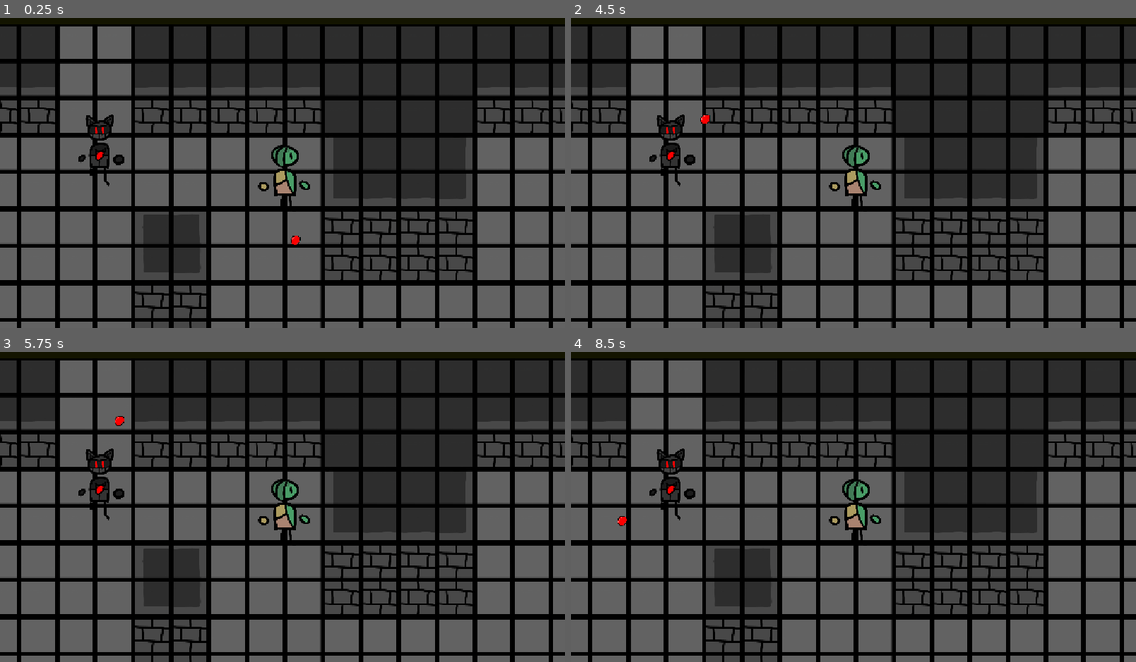
Above: before the commit, frames 1-4 (two rows, left to right).
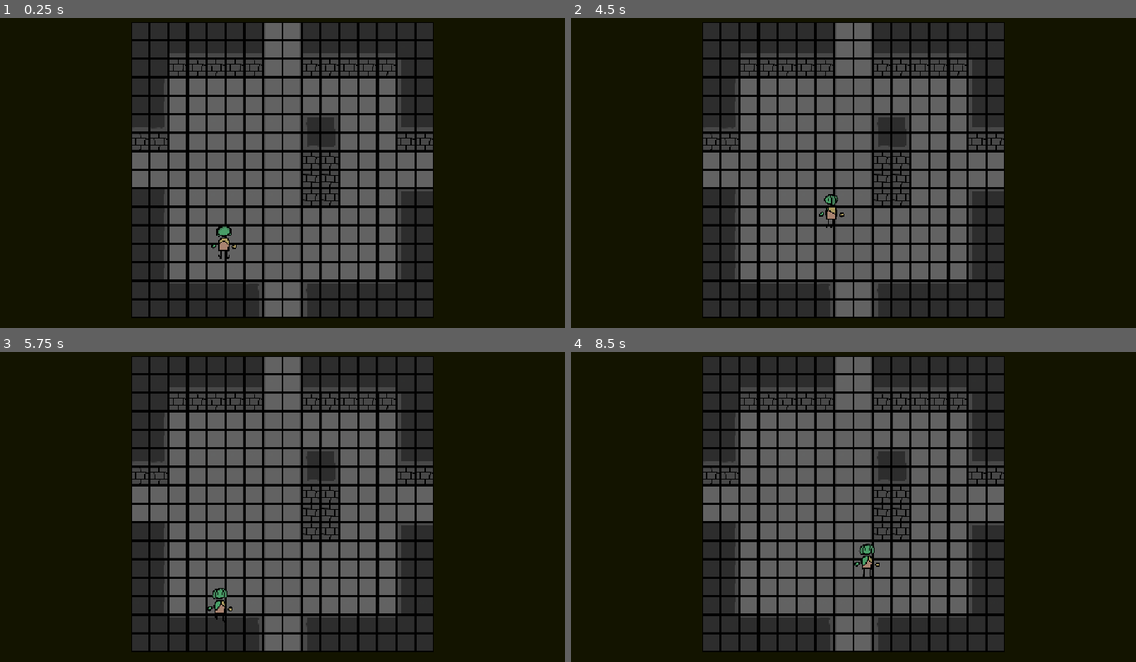
Above: after the commit, the same moments.

Repository: TheSoupIsHere/Game-Jam-Project
Game: Godot game, scene res://Scenes/main.tscn
Two runs of this game, one before a commit and one after it. Both use one fixed random seed, a clock stepped at 60 frames per second and the inputs below. Before the commit the project starts from res://Scenes/testing.tscn.
Inputs (mouse positions are in pixels of both pictures, inside the frame that each line leads up to):
- Up to frame 1 (0.25 s): no input
- Up to frame 2 (4.5 s): tap Enter at 0.5 s; move the mouse to (977, 154) at 0.52 s; hold D (ui_right) 0.53-1.28 s; hold Shift (Shift) 0.53-1.28 s; click (977, 154) at 0.67 s; move the mouse to (740, 185) at 1.27 s; hold S (ui_down) 1.28-2.03 s; tap Shift (Shift) at 1.35, 2.85, 4.35 s; tap Space at 2 s; move the mouse to (910, 98) at 2.02 s; hold D (ui_right) 2.03-2.78 s; hold Shift (Shift) 2.03-2.78 s; move the mouse to (825, 231) at 2.77 s; hold W (ui_up) 2.78-3.53 s; click (825, 231) at 2.92 s; move the mouse to (1023, 216) at 3.52 s; hold Shift (Shift) 3.53-4.28 s; hold A (ui_left) from 3.53 s (still down); move the mouse to (684, 123) at 4.27 s
- Up to frame 3 (5.75 s): move the mouse to (310, 503) at 5.02 s; release A (ui_left) at 5.03 s; hold S (ui_down) from 5.03 s (still down); hold Shift (Shift) from 5.03 s (still down); click (310, 503) at 5.17 s
- Up to frame 4 (8.5 s): move the mouse to (768, 423) at 5.77 s; release S (ui_down) at 5.78 s; release Shift (Shift) at 5.78 s; hold D (ui_right) 5.78-6.53 s; tap Shift (Shift) at 5.85, 7.35 s; move the mouse to (977, 488) at 6.52 s; hold W (ui_up) 6.53-7.28 s; hold Shift (Shift) 6.53-7.28 s; move the mouse to (740, 519) at 7.27 s; hold D (ui_right) 7.28-8.03 s; click (740, 519) at 7.42 s; tap Enter at 8 s; move the mouse to (910, 432) at 8.02 s; hold S (ui_down) from 8.03 s (still down); hold Shift (Shift) from 8.03 s (still down)

The runs differ from the first frame. In frame 1, 70% of the frame differs, in the area x 0-100%, y 1-100%; in frame 2, 70%; in frame 3, 70%; in frame 4, 70%.
Error before the commit: Parse Error: Identifier "Globle" not declared in the current scope. (res://Scripts/movement.gd:7)

Commit message:
made a way to enable and disable rooms automatically

Diff:
--- a/Scenes/main.tscn
+++ b/Scenes/main.tscn
@@ -1,36 +1,43 @@
 [gd_scene format=3 uid="uid://b0peeglf2f61b"]
 
+[ext_resource type="Script" uid="uid://b2o0yn07qan54" path="res://Scenes/map_loader.gd" id="1_kry3j"]
 [ext_resource type="Script" uid="uid://5aeo2hq42o0j" path="res://Scripts/player.gd" id="2_h2yge"]
 [ext_resource type="PackedScene" uid="uid://df50rbpfmmd07" path="res://art folder/woofly front walk/animated_sprite_2d.tscn" id="2_jjvhh"]
 [ext_resource type="Script" uid="uid://bu0l5uyvq8y5g" path="res://Scripts/map_loader.gd" id="3_8gbba"]
-[ext_resource type="Script" uid="uid://xiaciut1a2k8" path="res://Scripts/room_generator.gd" id="4_jjvhh"]
+[ext_resource type="PackedScene" uid="uid://dt8kef72lwm80" path="res://Scenes/rooms.tscn" id="5_kry3j"]
 
 [sub_resource type="CapsuleShape2D" id="CapsuleShape2D_jva71"]
 radius = 30.338379
 height = 169.00006
 
 [node name="Node2D" type="Node2D" unique_id=1753384981]
+script = ExtResource("1_kry3j")
+
+[node name="Node2D" parent="." unique_id=1784317243 instance=ExtResource("5_kry3j")]
+position = Vector2(-2064, -2011)
 
 [node name="Player" type="CharacterBody2D" parent="." unique_id=796931992]
 position = Vector2(-791.99994, 991.9999)
 scale = Vector2(2.571, 2)
 motion_mode = 1
+safe_margin = 2.45
 script = ExtResource("2_h2yge")
 
-[node name="AnimatedSprite2D" parent="Player" unique_id=361740621 instance=ExtResource("2_jjvhh")]
+[node name="ani" parent="Player" unique_id=361740621 instance=ExtResource("2_jjvhh")]
 position = Vector2(-4.66745, -28.999939)
 
 [node name="PlayerHitbox" type="CollisionShape2D" parent="Player" unique_id=1680076149]
 position = Vector2(-1.5558385, -16.999939)
 shape = SubResource("CapsuleShape2D_jva71")
 
+[node name="sprint cd" type="Timer" parent="Player" unique_id=1585222181]
+wait_time = 3.0
+one_shot = true
+
 [node name="Map Loader" type="Node2D" parent="." unique_id=112547903]
 script = ExtResource("3_8gbba")
 
 [node name="Camera" type="Camera2D" parent="." unique_id=2092588428]
-position = Vector2(-791.99994, 991.9999)
-scale = Vector2(23.858463, 23.880947)
-zoom = Vector2(0.2, 0.2)
+zoom = Vector2(0.15, 0.15)
 
-[node name="Room generator" type="Node" parent="." unique_id=1743536054]
-script = ExtResource("4_jjvhh")
+[connection signal="timeout" from="Player/sprint cd" to="Player" method="_on_sprint_cd_timeout"]
--- /dev/null
+++ b/Scenes/map_loader.gd
@@ -0,0 +1,7 @@
+extends Node2D
+
+func _ready():
+	pass
+
+func _load_room(x: int, y: int):
+	pass
--- /dev/null
+++ b/Scenes/room_controller.gd
@@ -0,0 +1,13 @@
+extends Node2D
+
+var rooms: Array[Room] = [$"UDLR_Room",
+						  $"ULR_Room", $"UDL_Room", $"DLR_Room", $"UDR_Room",
+						  $"UL_Room", $"DL_Room", $"DR_Room", $"UR_Room",
+						  $"U_Room", $"L_Room", $"D_Room", $"R_Room"]
+
+func show_room(room_num: int):
+	for num in range(len(rooms)):
+		if num != room_num:
+			rooms[num].visible = false
+		else:
+			rooms[num].visible = true
--- a/Scenes/room_template.tscn
+++ b/Scenes/rooms.tscn
@@ -1,11 +1,12 @@
 [gd_scene format=4 uid="uid://dt8kef72lwm80"]
 
-[ext_resource type="Script" uid="uid://bopt4ce8tdgdn" path="res://Scripts/room.gd" id="1_6s3ww"]
-[ext_resource type="Texture2D" uid="uid://c5df3uvcqj4f" path="res://art folder/Tileset v2.png" id="2_8laa1"]
-[ext_resource type="Script" uid="uid://xiaciut1a2k8" path="res://Scripts/room_generator.gd" id="3_uteaf"]
+[ext_resource type="Script" uid="uid://xiaciut1a2k8" path="res://Scripts/room_generator.gd" id="1_1gecx"]
+[ext_resource type="Script" uid="uid://bdva0wuuvmv4k" path="res://Scenes/room_controller.gd" id="1_i8ier"]
+[ext_resource type="Script" uid="uid://bopt4ce8tdgdn" path="res://Scripts/room.gd" id="2_i8ier"]
+[ext_resource type="Texture2D" uid="uid://c5df3uvcqj4f" path="res://art folder/Tileset v2.png" id="3_ohuli"]
 
 [sub_resource type="TileSetAtlasSource" id="TileSetAtlasSource_ghoic"]
-texture = ExtResource("2_8laa1")
+texture = ExtResource("3_ohuli")
 margins = Vector2i(205, 142)
 texture_region_size = Vector2i(258, 252)
 4:0/0 = 0
@@ -7454,26 +7455,26 @@
 sources/0 = SubResource("TileSetAtlasSource_d2rwr")
 
 [node name="Node2D" type="Node2D" unique_id=1784317243]
+script = ExtResource("1_i8ier")
 
 [node name="room_generator" type="Node" parent="." unique_id=2131949829]
-script = ExtResource("3_uteaf")
+script = ExtResource("1_1gecx")
 
 [node name="UDLR_Room" type="StaticBody2D" parent="." unique_id=1815114687]
-visible = false
-script = ExtResource("1_6s3ww")
+script = ExtResource("2_i8ier")
 
 [node name="TileMapLayer" type="TileMapLayer" parent="UDLR_Room" unique_id=201658170]
-tile_map_data = PackedByteArray("AAAAAAAAAQAHAAEAAAAAAAEAAQA …(3576 unchanged characters)… OAAQAAQAGAAEAAAAOAAMAAQAGAAEAAAAOAAIAAQAHAAEAAAAOAAEAAQAHAAEAAAAOAAAAAQAHAAEAAAAP …(418 unchanged characters)…
+tile_map_data = PackedByteArray("AAAAAAAAAQAHAAEAAAAAAAEAAQA …(3576 unchanged characters)… OAAQAAQAGAAEAAAAOAAMAAQAGAAEAAAAOAAIAAQAGAAEAAAAOAAEAAQAHAAEAAAAOAAAAAQAHAAEAAAAP …(418 unchanged characters)…
 tile_set = SubResource("TileSet_plsnm")
 
 [node name="CollisionPolygon2D2" type="CollisionPolygon2D" parent="UDLR_Room" unique_id=59025946]
-polygon = PackedVector2Array(-20, -11, -3, 1523, 511, 1519, 515, 764, 1807, 751, 1825, -7)
+polygon = PackedVector2Array(-20, -11, -3, 1523, 511, 1519, 510, 501, 1812, 513, 1825, -7)
 
 [node name="CollisionPolygon2D4" type="CollisionPolygon2D" parent="UDLR_Room" unique_id=196569233]
 position = Vector2(4105, 0)
 rotation = -3.1415925
 scale = Vector2(1, -1)
-polygon = PackedVector2Array(-36, -7, -15, 1519, 489.99976, 1494, 515, 764, 1807, 751, 1825, -7)
+polygon = PackedVector2Array(-36, -7, -15, 1519, 491.99976, 1504.0001, 508, 500.00006, 1795, 508.00027, 1825, -7)
 
 [node name="CollisionPolygon2D3" type="CollisionPolygon2D" parent="UDLR_Room" unique_id=770731681]
 position = Vector2(0, 3988)
@@ -7500,7 +7501,8 @@
 tile_set = SubResource("TileSet_v1u5u")
 
 [node name="UDL_Room" type="StaticBody2D" parent="." unique_id=796541088]
-script = ExtResource("1_6s3ww")
+visible = false
+script = ExtResource("2_i8ier")
 metadata/_custom_type_script = "uid://bopt4ce8tdgdn"
 
 [node name="Base Tilemap" type="TileMapLayer" parent="UDL_Room" unique_id=1687304445]
@@ -7605,12 +7607,9 @@
 
 [node name="Base room" type="StaticBody2D" parent="." unique_id=159253462]
 visible = false
-script = ExtResource("1_6s3ww")
+script = ExtResource("2_i8ier")
 metadata/_custom_type_script = "uid://bopt4ce8tdgdn"
 
 [node name="Base Tilemap" type="TileMapLayer" parent="Base room" unique_id=1630733114]
 tile_map_data = PackedByteArray("AAAAAAAAAAAEAAMAAAABAAAAAAAEAAMAAAABAAEAAAAEAAMAAAACAAEAAAAEAAMAAAACAAIAAAAEAAMAAAADAA …(4016 unchanged characters)…
 tile_set = SubResource("TileSet_v1u5u")
-
-[node name="Camera2D" type="Camera2D" parent="." unique_id=744483954]
-zoom = Vector2(0.1, 0.1)
--- a/Scenes/testing.tscn
+++ b/Scenes/testing.tscn
@@ -2,7 +2,7 @@
 
 [ext_resource type="Script" uid="uid://mx6xv87huutu" path="res://Scripts/global.gd" id="1_irbir"]
 [ext_resource type="Script" uid="uid://bopt4ce8tdgdn" path="res://Scripts/room.gd" id="3_1bvp3"]
-[ext_resource type="Script" uid="uid://wkt41p0d3p0n" path="res://Scripts/movement.gd" id="3_lquwl"]
+[ext_resource type="Script" uid="uid://5aeo2hq42o0j" path="res://Scripts/player.gd" id="3_lquwl"]
 [ext_resource type="Texture2D" uid="uid://c5df3uvcqj4f" path="res://art folder/Tileset v2.png" id="4_lquwl"]
 [ext_resource type="PackedScene" uid="uid://df50rbpfmmd07" path="res://art folder/woofly front walk/animated_sprite_2d.tscn" id="5_irbir"]
 [ext_resource type="Script" uid="uid://bdop17io81nwu" path="res://Scripts/ballbounce.gd" id="5_lquwl"]
@@ -173,7 +173,7 @@
 radius = 181.0
 height = 540.0
 
-[node name="Node2D" type="Node2D" unique_id=1753384981]
+[node name="Node2D2" type="Node2D" unique_id=1753384981]
 script = ExtResource("1_irbir")
 
 [node name="fourWayRoom2" type="StaticBody2D" parent="." unique_id=1860591980]
@@ -251,6 +251,10 @@
 
 [node name="CollisionShape2D" type="CollisionShape2D" parent="ball" unique_id=1716989450]
 shape = SubResource("CircleShape2D_jva71")
+
+[node name="Timer" type="Timer" parent="ball" unique_id=1131638423]
+wait_time = 0.1
+one_shot = true
 
 [node name="enemy" type="CharacterBody2D" parent="." unique_id=362002902]
 script = ExtResource("8_17ygw")
@@ -266,3 +270,5 @@
 [node name="CollisionShape2D" type="CollisionShape2D" parent="enemy" unique_id=1369197734]
 position = Vector2(-2034, 852)
 shape = SubResource("CapsuleShape2D_o7hox")
+
+[connection signal="timeout" from="ball/Timer" to="ball" method="_on_timer_timeout"]
--- a/Scripts/ballbounce.gd
+++ b/Scripts/ballbounce.gd
@@ -1,6 +1,8 @@
 extends CharacterBody2D
 
 var speed = 1000.0
+var can_collide = true
+@onready var timer = $Timer
 
 func _input(event):
 	if event is InputEventMouseButton and event.is_pressed() and event.button_index == MOUSE_BUTTON_LEFT:
@@ -9,5 +11,11 @@
 
 func _physics_process(delta):
 	var collision = move_and_collide(velocity * delta)
-	if collision:
+	if collision and can_collide:
 		velocity = velocity.bounce(collision.get_normal())
+		can_collide = false
+		timer.start()
+
+
+func _on_timer_timeout() -> void:
+	can_collide = true
--- a/Scripts/enemy.gd
+++ b/Scripts/enemy.gd
@@ -3,4 +3,4 @@
 const SPEED = 100.0
 
 func _physics_process(delta):
-	position = position.move_toward(Globle.global_player_position, SPEED * delta)
+	position = position.move_toward(Global.global_player_position, SPEED * delta)
--- a/Scripts/global.gd
+++ b/Scripts/global.gd
@@ -1,6 +1,6 @@
 extends Node2D
 
 var input_dir
-var global_player_position
+var global_player_position = Vector2.ZERO
 var current_room_x = 3
 var current_room_y = 3
--- a/Scripts/map_loader.gd
+++ b/Scripts/map_loader.gd
@@ -1,6 +1,6 @@
 extends Node2D
 
-const ROOMS = preload("res://Scenes/room_template.tscn")
+const ROOMS = preload("res://Scenes/rooms.tscn")
 
 func _ready():
 	print("triggered map loader")
--- a/Scripts/movement.gd
+++ b/Scripts/movement.gd
@@ -4,21 +4,21 @@
 var speed = 1000
 
 func _process(delta):
-	Globle.global_player_position = global_position
+	Global.global_player_position = global_position
 
 func _physics_process(delta):
 
 
-	Globle.input_dir = Input.get_vector("ui_left", "ui_right", "ui_up", "ui_down")
+	Global.input_dir = Input.get_vector("ui_left", "ui_right", "ui_up", "ui_down")
 
-	if Globle.input_dir.x < 0:
+	if Global.input_dir.x < 0:
 		_animation_player.play("Left Walk")
-	elif Globle.input_dir.x > 0:
+	elif Global.input_dir.x > 0:
 		_animation_player.play("Right Walk")
-	elif Globle.input_dir.y < 0:
+	elif Global.input_dir.y < 0:
 		_animation_player.play("Up Walk")
-	elif Globle.input_dir.y > 0:
+	elif Global.input_dir.y > 0:
 		_animation_player.play("Down Walk")
 
-	velocity = Globle.input_dir * speed
+	velocity = Global.input_dir * speed
 	move_and_slide()
--- a/Scripts/player.gd
+++ b/Scripts/player.gd
@@ -1,6 +1,8 @@
+class_name Player
 extends CharacterBody2D
 
 @onready var sprint_cd = $"sprint cd"
+@onready var _animation_player = $ani
 
 var speed = 1000
 var stamina = 100
@@ -8,7 +10,18 @@
 var sprint_disabled: bool = false
 
 func _physics_process(delta):
-	var input_dir = Input.get_vector("ui_left", "ui_right", "ui_up", "ui_down")
+	Global.global_player_position = global_position
+	Global.input_dir = Input.get_vector("ui_left", "ui_right", "ui_up", "ui_down")
+
+	if Global.input_dir.x < 0:
+		_animation_player.play("Left Walk")
+	elif Global.input_dir.x > 0:
+		_animation_player.play("Right Walk")
+	elif Global.input_dir.y < 0:
+		_animation_player.play("Up Walk")
+	elif Global.input_dir.y > 0:
+		_animation_player.play("Down Walk")
+
 	var is_shift : bool = Input.is_action_pressed("Shift")
 
 	if is_shift and stamina > 0 and not sprint_disabled:
@@ -26,7 +39,7 @@
 			stamina += 20 * delta
 		else:
 			stamina = 100
-	velocity = input_dir * speed
+	velocity = Global.input_dir * speed
 
 	move_and_slide()
 
--- a/Scripts/room.gd
+++ b/Scripts/room.gd
@@ -1,2 +1,18 @@
 class_name Room
 extends StaticBody2D
+
+func _process(delta: float) -> void:
+	if visible == false:
+		disable_all_shapes(self)
+	else:
+		enable_all_shapes(self)
+
+func disable_all_shapes(target_node: Node) -> void:
+	for child in target_node.find_children("*", "", true, false):
+		if child is CollisionShape2D or child is CollisionPolygon2D:
+			child.set_deferred("disabled", true)
+
+func enable_all_shapes(target_node: Node) -> void:
+	for child in target_node.find_children("*", "", true, false):
+		if child is CollisionShape2D or child is CollisionPolygon2D:
+			child.set_deferred("enabled", true)
--- a/Scripts/room_generator.gd
+++ b/Scripts/room_generator.gd
@@ -43,7 +43,7 @@
 	print(rooms_to_generate)
 
 	_check_room(first_x, first_y, Vector2.ZERO, true)
-	_instantiate_rooms()
+	_instantiate_rooms(first_x, first_y)
 
 func _check_room(x : int, y : int, direction : Vector2, is_first_room : bool = false):
 	if room_count >= rooms_to_generate:
@@ -74,7 +74,7 @@
 	if room_count == rooms_to_generate - 1:
 		exit = [x, y]
 
-func _instantiate_rooms():
+func _instantiate_rooms(x: int, y: int):
 	pass
 
 func _get_neighbors(x : int, y : int):
--- a/project.godot
+++ b/project.godot
@@ -11,7 +11,7 @@
 [application]
 
 config/name="Game Jam Project"
-run/main_scene="uid://bkiobmx1bybxd"
+run/main_scene="uid://b0peeglf2f61b"
 config/features=PackedStringArray("4.7", "GL Compatibility")
 config/icon="res://icon.svg"
 
Not shown, added: Scenes/map_loader.gd.uid
Not shown, added: Scenes/room_controller.gd.uid
Not shown: 12 places in Scenes/rooms.tscn that only renumber resources
